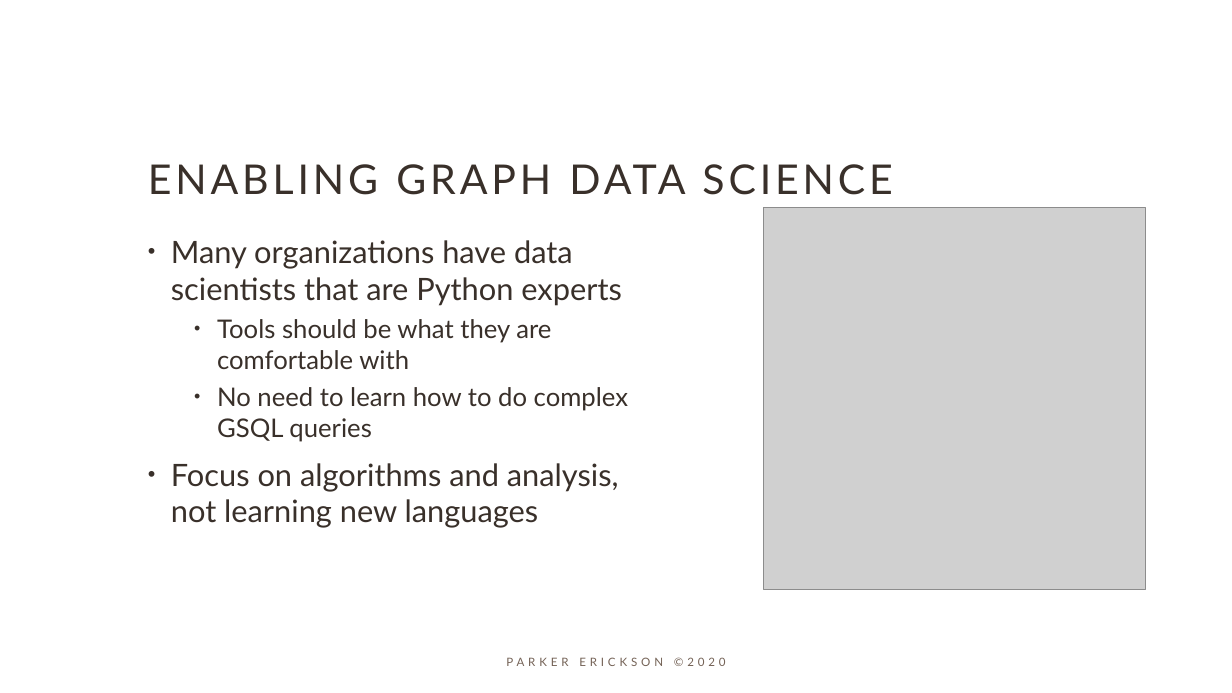
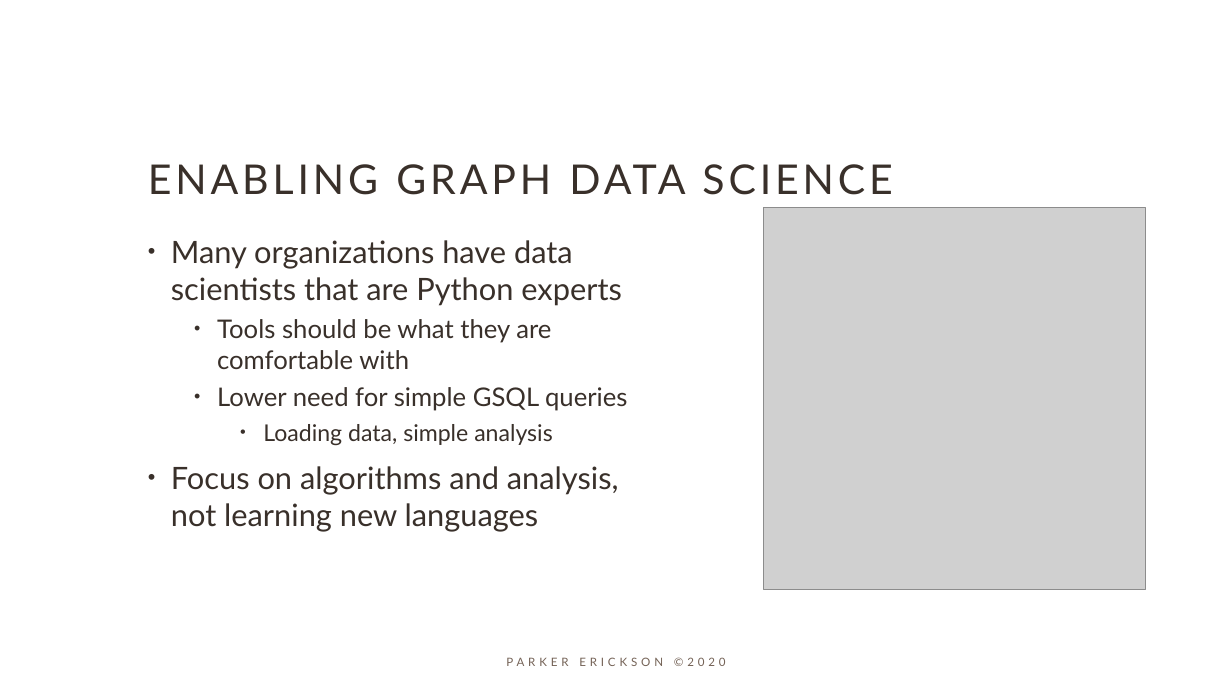
Before and after one commit to parkererickson/graphAIWorldDataframeToGraph, a slide deck: slide 5 of From Dataframes to Graph.pptx. Drawn at 1232x693 pixels with LibreOffice and Linux fonts; fonts in the diff are those of the drawing; grey boxes stand for pictures. Boxes give left, top, right and bottom in pixels: in the first picture for what was removed or moved away, otherwise in the second. Text is boxed around its words. In the diff, an @@ line names an element or a change of style, - is before the commit and + after.

```diff
--- a/From Dataframes to Graph.pptx
+++ b/From Dataframes to Graph.pptx
@@ text at (x1=217, y1=387, x2=627, y2=446): text changed @@
-  • No need to learn how to do complex GSQL queries
+  • Lower need for simple GSQL queries
+    • Loading data, simple analysis
```
Also in this commit, not shown: 4 other slides changed, 1 slide added, 1 slide removed, 2 other files.
